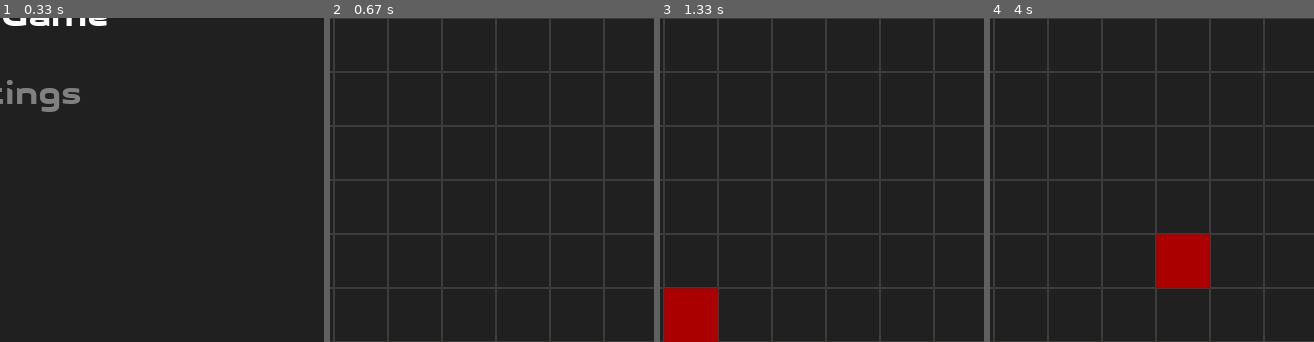
Above: before the commit, frames 1-4 (left to right).
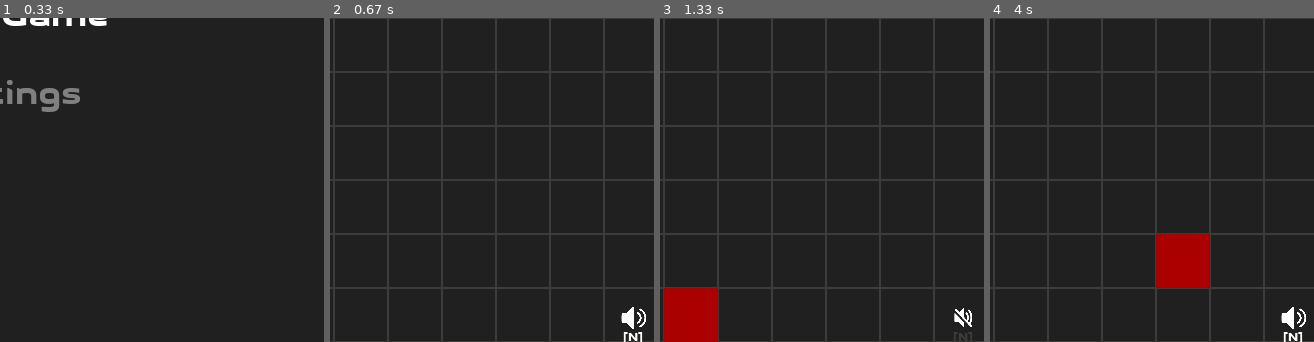
Above: after the commit, the same moments.

Repository: fossguild/naja
Game: pygame game, started from kobra.py
The game is run twice, just before and just after one commit, with the same random seed, the same clock (stepped at 60 frames per second) and the same inputs.
Inputs:
- Up to frame 1 (0.33 s): no input
- Up to frame 2 (0.67 s): tap Enter at 0.33 s
- Up to frame 3 (1.33 s): hold N 0.67-1.13 s; hold Up 0.67-1.13 s; tap Enter at 1.17 s
- Up to frame 4 (4 s): hold Up 1.77-2.27 s; tap Space at 2.93 s; hold N from 3.63 s (still down); hold Left from 3.63 s (still down)
The pictures show only the part of the screen within x 49-99%, y 50-100%; the shares and areas given below are measured in that part.

Frame 1 is identical in both runs. In frame 2, 0.4% of the frame differs, in the area x 89-98%, y 89-100%; in frame 3, 0.2%; in frame 4, 0.4%.

Commit message:
feat: Add button to toggle background music

Diff:
--- a/kobra.py
+++ b/kobra.py
@@ -74,6 +74,7 @@
     "initial_speed": 4.0,  # current CLOCK_TICKS
     "max_speed": 20.0,  # current speed clamp at apple pickup
     "death_sound": True,  # toggle death sound playback
+    "background_music": True,  # toggle background music playback
 }
 
 # Declarative menu fields.
@@ -103,11 +104,13 @@
         "step": 1.0,
     },
     {"key": "death_sound", "label": "Death Sound", "type": "bool"},
+    {"key": "background_music", "label": "Background Music", "type": "bool"},
 ]
 
 # Effective runtime values (hydrated by apply_settings).
 MAX_SPEED = SETTINGS["max_speed"]
 DEATH_SOUND_ON = SETTINGS["death_sound"]
+MUSIC_ON = SETTINGS["background_music"]
 
 
 def _clamp(v, lo, hi):
@@ -233,7 +236,7 @@
 ## Apply SETTINGS to globals; resize surface/fonts if grid size changed.
 def apply_settings(reset_objects: bool = False) -> None:
     global GRID_SIZE, WIDTH, HEIGHT, arena, BIG_FONT, SMALL_FONT
-    global CLOCK_TICKS, MAX_SPEED, DEATH_SOUND_ON
+    global CLOCK_TICKS, MAX_SPEED, DEATH_SOUND_ON, MUSIC_ON
 
     old_grid = GRID_SIZE
 
@@ -247,6 +250,13 @@
     CLOCK_TICKS = float(SETTINGS["initial_speed"])
     MAX_SPEED = float(SETTINGS["max_speed"])
     DEATH_SOUND_ON = bool(SETTINGS["death_sound"])
+    MUSIC_ON = bool(SETTINGS["background_music"])
+
+    # Control background music playback based on setting
+    if MUSIC_ON:
+        pygame.mixer.music.unpause()
+    else:
+        pygame.mixer.music.pause()
 
     # Recompute window and recreate surface/fonts if grid changed.
     if GRID_SIZE != old_grid:
@@ -274,6 +284,15 @@
 
 # Load gameover sound
 gameover_sound = pygame.mixer.Sound("assets/sound/gameover.wav")
+
+# Load speaker sprites
+try:
+    speaker_on_sprite = pygame.image.load("assets/sprites/speaker-on.png")
+    speaker_muted_sprite = pygame.image.load("assets/sprites/speaker-muted.png")
+except pygame.error as e:
+    print(f"Warning: Could not load speaker sprites: {e}")
+    speaker_on_sprite = None
+    speaker_muted_sprite = None
 
 arena = pygame.display.set_mode((WIDTH, HEIGHT), pygame.SCALED, vsync=1)
 
@@ -557,6 +576,41 @@
         for y in range(0, HEIGHT, GRID_SIZE):
             rect = pygame.Rect(x, y, GRID_SIZE, GRID_SIZE)
             pygame.draw.rect(arena, GRID_COLOR, rect, 1)
+
+
+##
+## Draws the icon representing whether the background music is on or off
+##
+
+
+def draw_music_indicator():
+    """Draw a subtle music status indicator in the bottom-right corner."""
+    # Calculate position in bottom-right corner
+    padding = int(WIDTH * 0.02)
+    icon_size = int(WIDTH / 25)  # Icon size for scaling
+    icon_x = WIDTH - padding - icon_size
+    icon_y = HEIGHT - padding - icon_size
+
+    # Choose the appropriate sprite based on music state
+    sprite = speaker_on_sprite if MUSIC_ON else speaker_muted_sprite
+
+    # Scale and draw the sprite
+    if sprite is not None:
+        scaled_sprite = pygame.transform.scale(sprite, (icon_size, icon_size))
+        arena.blit(scaled_sprite, (icon_x, icon_y))
+
+    # Add [N] text hint below the icon
+    hint_font = pygame.font.Font(
+        "assets/font/GetVoIP-Grotesque.ttf", int(WIDTH / 50)
+    )
+    hint_color = SCORE_COLOR if MUSIC_ON else GRID_COLOR
+    hint_text = "[N]"
+    hint_surf = hint_font.render(hint_text, True, hint_color)
+    hint_rect = hint_surf.get_rect()
+    hint_rect.centerx = icon_x + icon_size // 2
+    hint_rect.top = icon_y + icon_size + 2
+
+    arena.blit(hint_surf, hint_rect)
 
 
 ##
@@ -614,6 +668,9 @@
                 run_settings_menu()
                 apply_settings(reset_objects=True)
                 game_on = was_running
+            elif event.key == pygame.K_n:  # N : toggle music mute
+                SETTINGS["background_music"] = not SETTINGS["background_music"]
+                apply_settings(reset_objects=False)
     ## Update the game
 
     if game_on:
@@ -635,6 +692,9 @@
     score = BIG_FONT.render(f"{len(snake.tail)}", True, SCORE_COLOR)
     score_rect = score.get_rect(center=(WIDTH / 2, HEIGHT / 12))
     arena.blit(score, score_rect)
+
+    # Draw music status indicator
+    draw_music_indicator()
 
     # If the head pass over an apple, lengthen the snake and drop another apple
     if snake.head.x == apple.x and snake.head.y == apple.y:
Binary file added: assets/sprites/speaker-muted.png
Binary file added: assets/sprites/speaker-on.png
